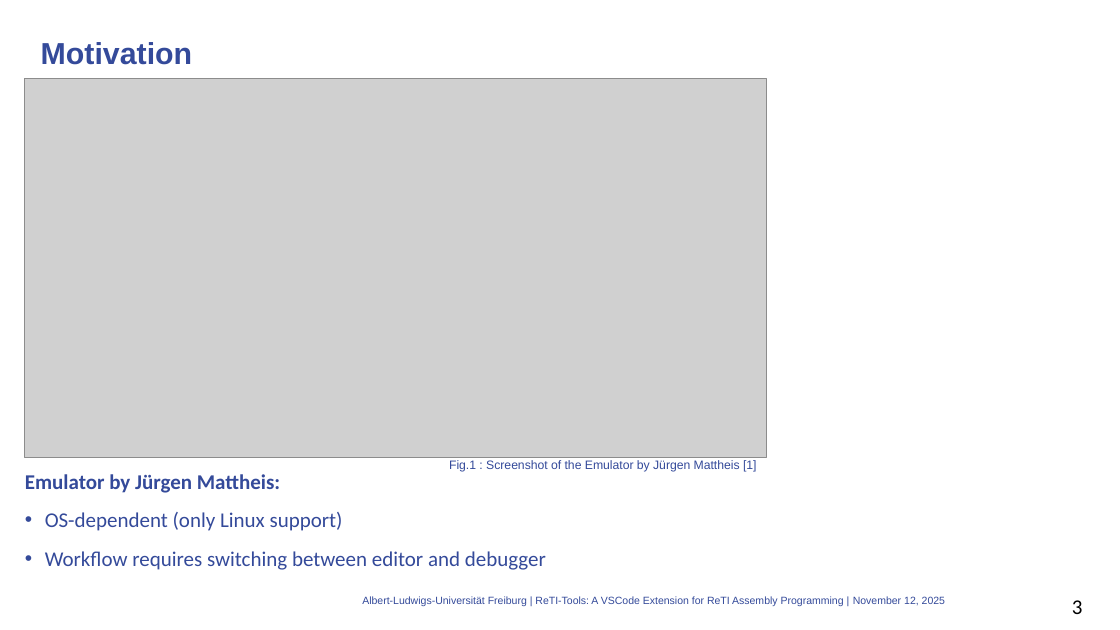
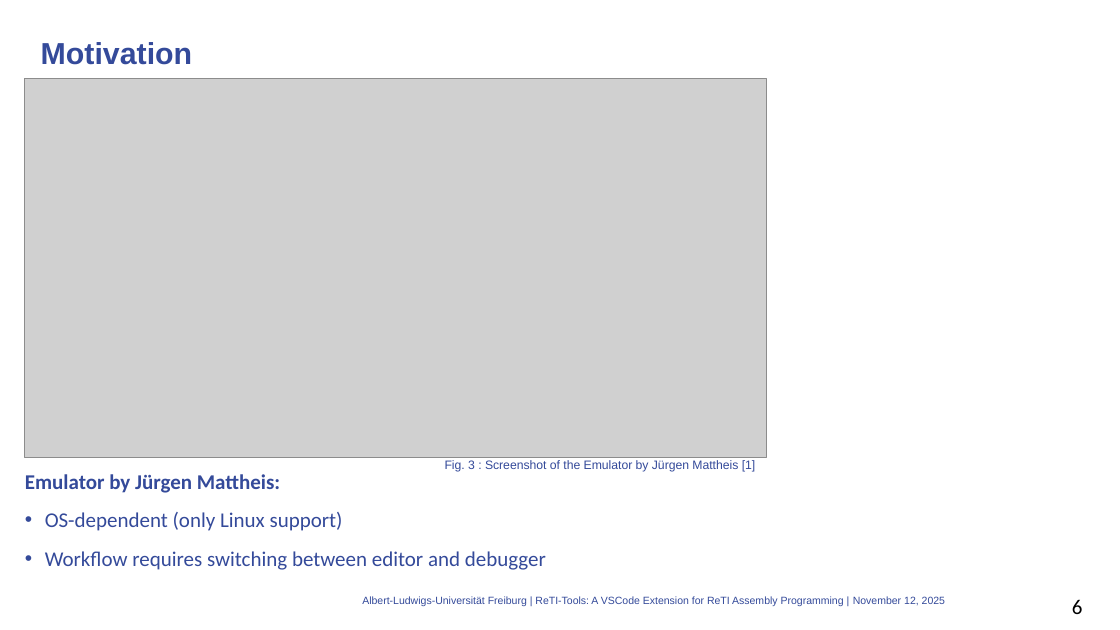
Before and after one commit to mlt279/vscode-reti, a slide deck: slide 6 of presentation/thesis/presentation_thesis.pptx (slide 3 before the commit). Drawn at 1120x630 pixels with LibreOffice and Linux fonts; fonts in the diff are those of the drawing; grey boxes stand for pictures; background and template pictures are left out. Boxes give left, top, right and bottom in pixels: in the first picture for what was removed or moved away, otherwise in the second. Text is boxed around its words. In the diff, an @@ line names an element or a change of style, - is before the commit and + after.

```diff
--- a/presentation/thesis/presentation_thesis.pptx
+++ b/presentation/thesis/presentation_thesis.pptx
@@ text at box(445, 460, 756, 472): text changed @@
-Fig.1 : Screenshot of the Emulator by Jürgen Mattheis [1]
+Fig. 3 : Screenshot of the Emulator by Jürgen Mattheis [1]
@@ page number at box(1072, 599, 1083, 614): text changed @@
-3
+6
```
Also in this commit, not shown: 13 other slides changed, 3 other files.
